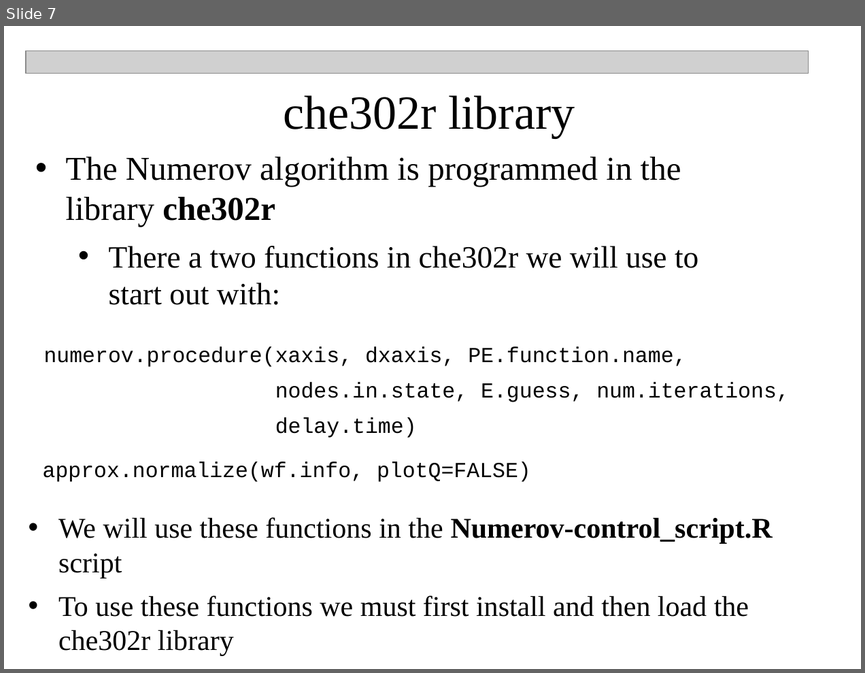
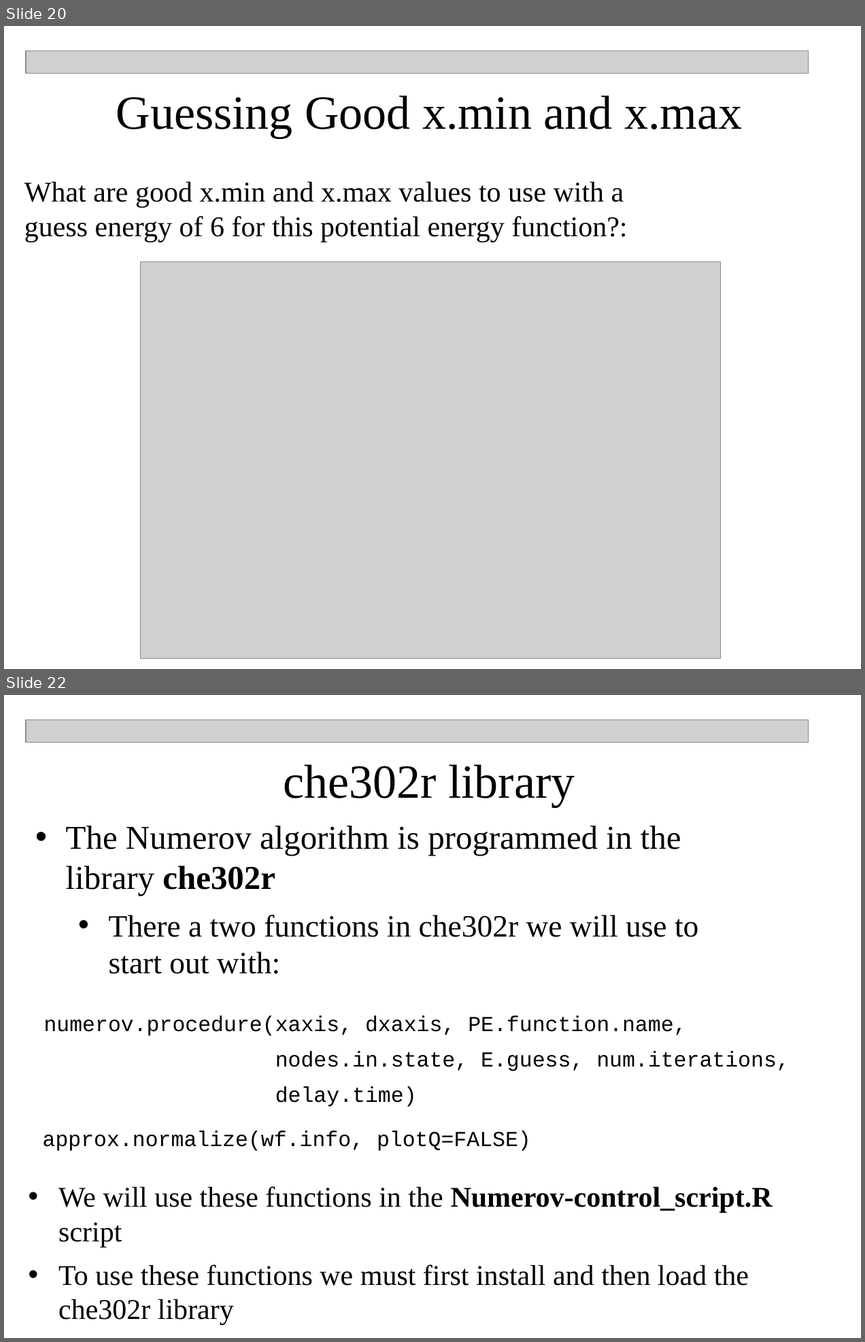
Before and after one commit to npetraco/CHE302, a slide deck: Laboratories/Lab2/Numerov_Workshop.pptx. Shown one above the other, each under a label of ours: slide 7 before the commit, slides 20 and 22 after it; the slides between them are not shown. The pictures are 865x673 and 865x1342 pixels, drawn with LibreOffice and Linux fonts; fonts in the diff are those of the drawing; grey boxes stand for pictures. Boxes give left, top, right and bottom in pixels: in the first picture for what was removed or moved away, otherwise in the second. Text is boxed around its words. In the diff, an @@ line names an element or a change of style, - is before the commit and + after.

```diff
--- a/Laboratories/Lab2/Numerov_Workshop.pptx
+++ b/Laboratories/Lab2/Numerov_Workshop.pptx
@@ slide 20 added at bbox=[4, 26, 861, 669], background #FFFFFF @@
@@ picture added at bbox=[26, 51, 808, 74] @@
@@ text added at bbox=[116, 95, 742, 138], 40 pt, text #000000 @@
+Guessing Good x.min and x.max
@@ text added at bbox=[24, 182, 627, 242], 24 pt, text #000000 @@
+What are good x.min and x.max values to use with a guess energy of 6 for this potential energy function?:
@@ picture added at bbox=[140, 261, 720, 658] @@
@@ what was slide 7 is now slide 22 @@
```
Also in this commit, not shown: 2 slides changed, 15 other slides added, 2 slides removed, 1 other file.
